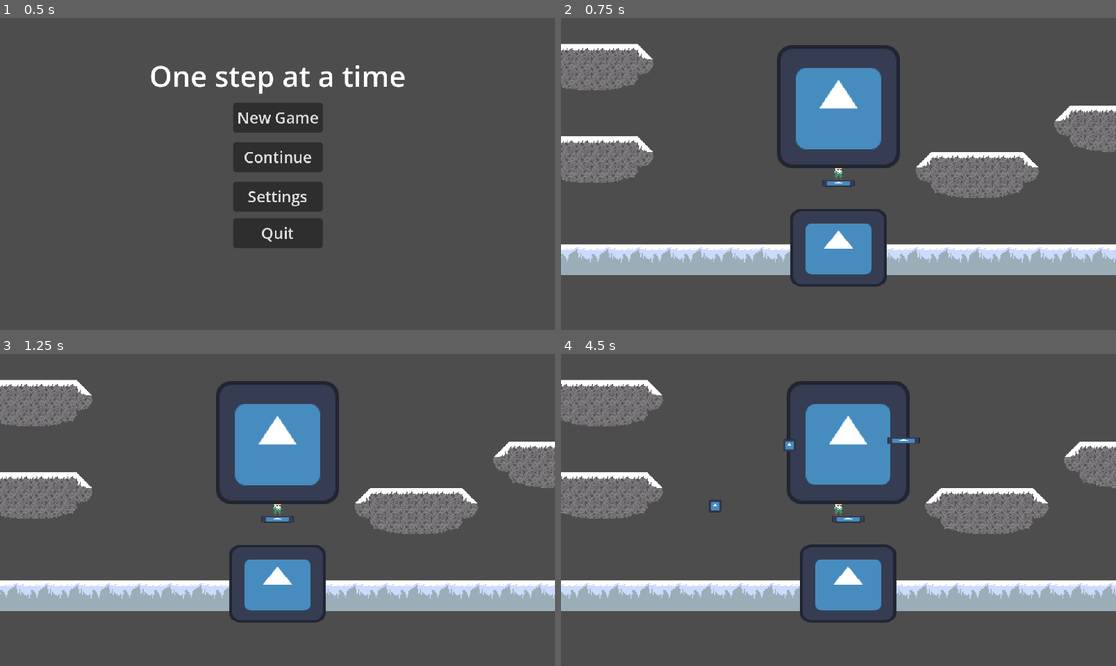
Above: before the commit, frames 1-4 (two rows, left to right).
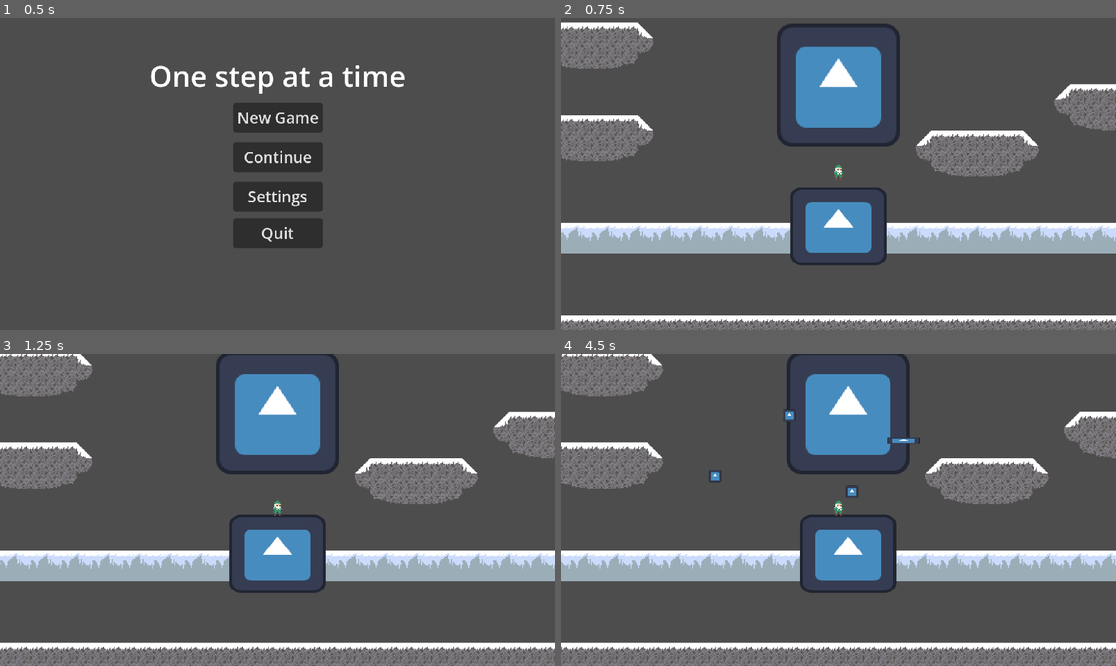
Above: after the commit, the same moments.

Repository: Wilisimple4u/GameJamOnlyOne
Game: Godot game, scene res://Main menu.tscn
Same seed, same stepped clock (60 frames per second), same inputs: the game is played once before the commit and once after it. The engine's default icon, where the game draws it, is replaced by a stand-in: a white triangle on a blue panel in a dark square.
Inputs (mouse positions are in pixels of both pictures, inside the frame that each line leads up to):
- Up to frame 1 (0.5 s): no input
- Up to frame 2 (0.75 s): click "New Game" at 0.5 s
- Up to frame 3 (1.25 s): no input
- Up to frame 4 (4.5 s): tap Enter (ui_accept) at 1.25, 1.52, 2, 2.27, 2.75, 3.5, 3.77 s; move the mouse to (960, 494) at 1.27 s; hold Right (ui_right) 1.28-2.78 s; tap A (A_Key) at 1.35, 4.35 s; move the mouse to (727, 525) at 2.02 s; tap D (D_Key) at 2.1 s; move the mouse to (894, 441) at 2.77 s; hold Left (ui_left) 2.78-3.53 s; click (894, 441) at 2.85 s; move the mouse to (810, 572) at 3.52 s; hold Right (ui_right) from 3.53 s (still down); tap W (W_and_Space_Key) at 3.6 s; move the mouse to (1005, 556) at 4.27 s

Frame 1 is identical in both runs. In frame 2, 34% of the frame differs, in the area x 0-100%, y 1-100%; in frame 3, 41%; in frame 4, 42%, in the area x 0-100%, y 0-100%.

Commit message:
quickpass

Diff:
--- a/Prof of concept GameJam/OneStepAtTheTime/GameScenes/TempLevel.tscn
+++ b/Prof of concept GameJam/OneStepAtTheTime/GameScenes/TempLevel.tscn
@@ -6,7 +6,6 @@
 [ext_resource type="PackedScene" uid="uid://grudrdnaxpm6" path="res://OneStepAtTheTime/ObjectScenes/playerChar.tscn" id="4_i2dvm"]
 [ext_resource type="PackedScene" uid="uid://bw7r2frcu4hno" path="res://OneStepAtTheTime/ObjectScenes/platformObjectTemp.tscn" id="4_mblv6"]
 [ext_resource type="PackedScene" uid="uid://docjkc5pcob5y" path="res://OneStepAtTheTime/ObjectScenes/rockSpawner.tscn" id="5_i2dvm"]
-[ext_resource type="PackedScene" uid="uid://d3i476jsfj8mr" path="res://OneStepAtTheTime/ObjectScenes/playerPlatform.tscn" id="7_ncbhi"]
 
 [sub_resource type="TileSetAtlasSource" id="TileSetAtlasSource_3xhdl"]
 texture = ExtResource("1_wa6m3")
@@ -86,5 +85,3 @@
 
 [node name="Rockspawner" parent="." instance=ExtResource("5_i2dvm")]
 position = Vector2(0, -80)
-
-[node name="PlayerPlatform" parent="." instance=ExtResource("7_ncbhi")]
Not shown: 1 places in Prof of concept GameJam/OneStepAtTheTime/GameScenes/TempLevel.tscn that only renumber resources
